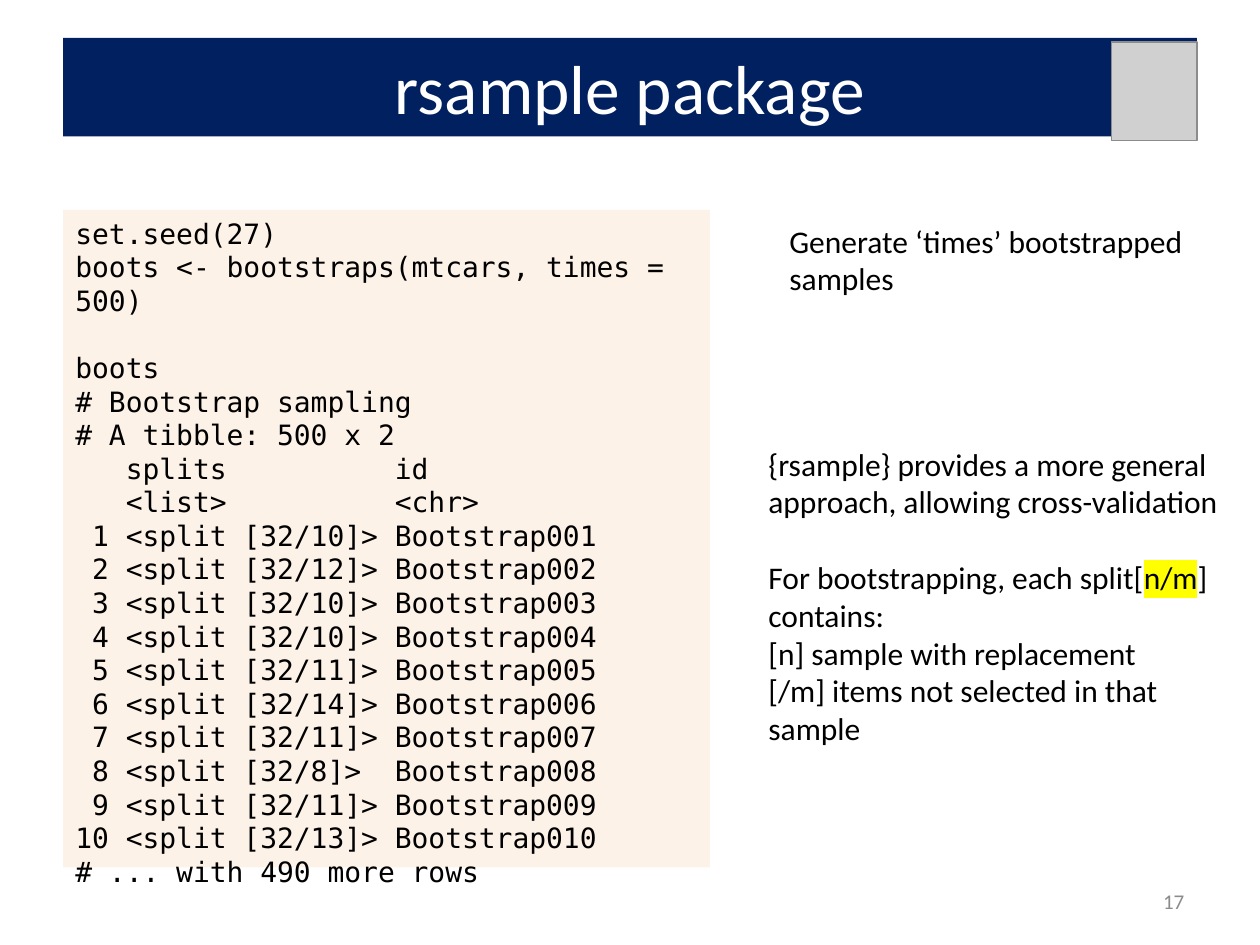
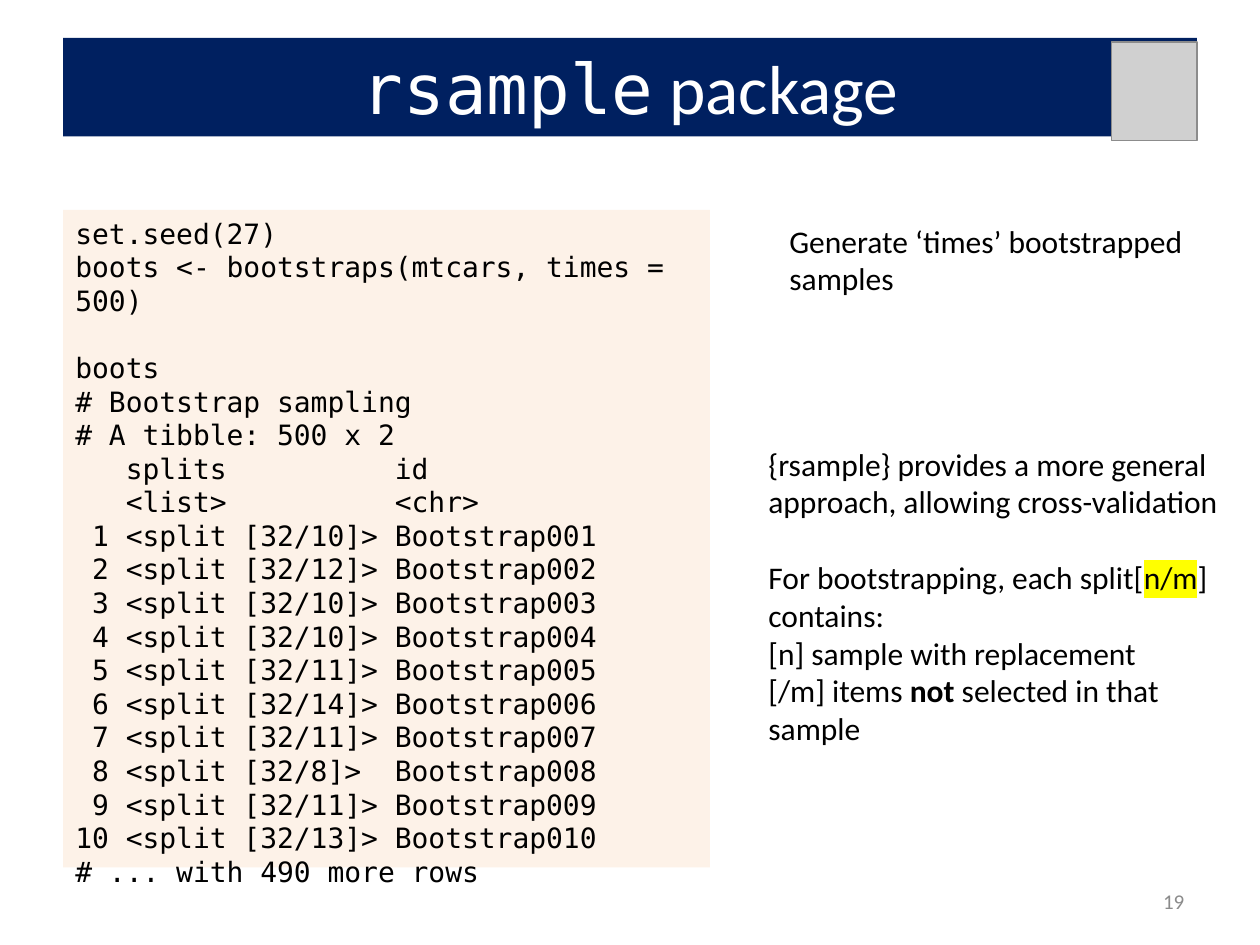
Before and after one commit to friendly/6135, a slide deck: slide 19 of lectures/bootstrap.pptx (slide 17 before the commit). Drawn at 1260x945 pixels with LibreOffice and Linux fonts; fonts in the diff are those of the drawing; grey boxes stand for pictures. Boxes give left, top, right and bottom in pixels: in the first picture for what was removed or moved away, otherwise in the second. Text is boxed around its words. In the diff, an @@ line names an element or a change of style, - is before the commit and + after.

```diff
--- a/lectures/bootstrap.pptx
+++ b/lectures/bootstrap.pptx
@@ title "rsample package" at (63, 38, 1197, 136): font Calibri to DejaVu Sans Mono in "rsample" @@
@@ text at (768, 679, 1158, 745): bold on in "not" @@
@@ page number at (1163, 895, 1184, 909): text changed @@
-17
+19
```
Also in this commit, not shown: 7 other slides changed, 2 slides added, 17 other files.
